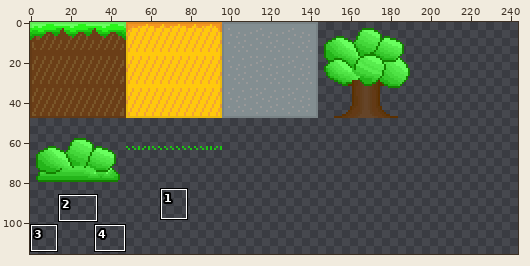
One commit to this sprite sheet: assets/maps/world.png. The picture above shows the old version from afar; the outline marks the close-up.
Close-up. Before the edit:
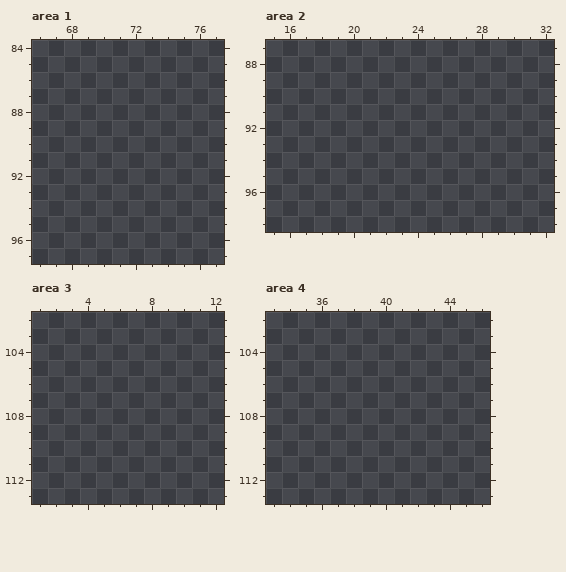
The file is 256x256 pixels. Colours within 5 levels of each other are drawn and written as one. Shown: area 1: x 66..77, y 84..97; area 2: x 15..32, y 87..98; area 3: x 1..12, y 102..113; area 4: x 33..46, y 102..113. The wide view leaves out empty margins. The commit also changed other parts of the picture, which this record leaves out.
New version:
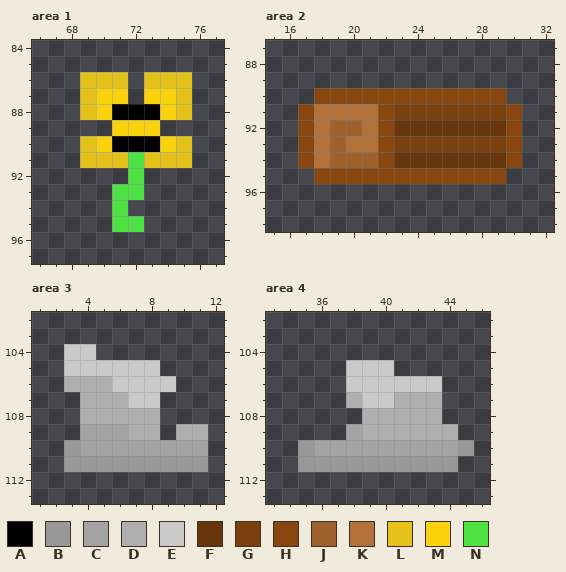
Palette (. is transparent): A #000000  B #989898  C #a4a4a4  D #afafaf  E #cacaca  F #67360b  G #7a400d  H #89470f  J #a0622c  K #b3723a  L #e4c219  M #fbd30c  N #4ee344
Edits made:
--- area 1
@@ x 66..77 @@
 85 ............
-86 ............
-87 ............
-88 ............
-89 ............
-90 ............
-91 ............
-92 ............
-93 ............
-94 ............
-95 ............
+86 ...LLL.LLL..
+87 ...LMM.MML..
+88 ...LMAAAML..
+89 .....MMM....
+90 ...LMAAAML..
+91 ...LLLNLLL..
+92 ......N.....
+93 .....NN.....
+94 .....N......
+95 .....NN.....
 96 ............
--- area 2
@@ x 15..32 @@
 89 ..................
-90 ..................
-91 ..................
-92 ..................
-93 ..................
-94 ..................
-95 ..................
+90 ...HHHHHHHHHHHH...
+91 ..HKKKKHGGGGGGGH..
+92 ..HKJJKHFFFFFFFH..
+93 ..HKJKKHGGGGGGGH..
+94 ..HKJJJHFFFFFFFH..
+95 ...HHHHHHHHHHHH...
 96 ..................
--- area 3
@@ x 1..12 @@
 103 ............
-104 ............
-105 ............
-106 ............
-107 ............
-108 ............
-109 ............
-110 ............
-111 ............
+104 ..EE........
+105 ..EEEEEE....
+106 ..DDDEEEE...
+107 ...DDDEE....
+108 ...DDDDD....
+109 ...CCCDD.DD.
+110 ..BCCCCCCCC.
+111 ..BBBBBBBBB.
 112 ............
--- area 4
@@ x 33..46 @@
 104 ..............
-105 ..............
-106 ..............
-107 ..............
-108 ..............
-109 ..............
-110 ..............
-111 ..............
+105 .....EEE......
+106 .....EEEEEE...
+107 .....DEEDDD...
+108 ......DDDDD...
+109 .....CDDDDDD..
+110 ..BCCCCCCCCCB.
+111 ..BBBBBBBBBB..
 112 ..............
Where, in picture pixels (left, top, right, bottom), the same in both close-ups:
added: (80, 72, 192, 232)
added: (298, 88, 522, 184)
added: (64, 344, 208, 472)
added: (298, 360, 474, 472)
